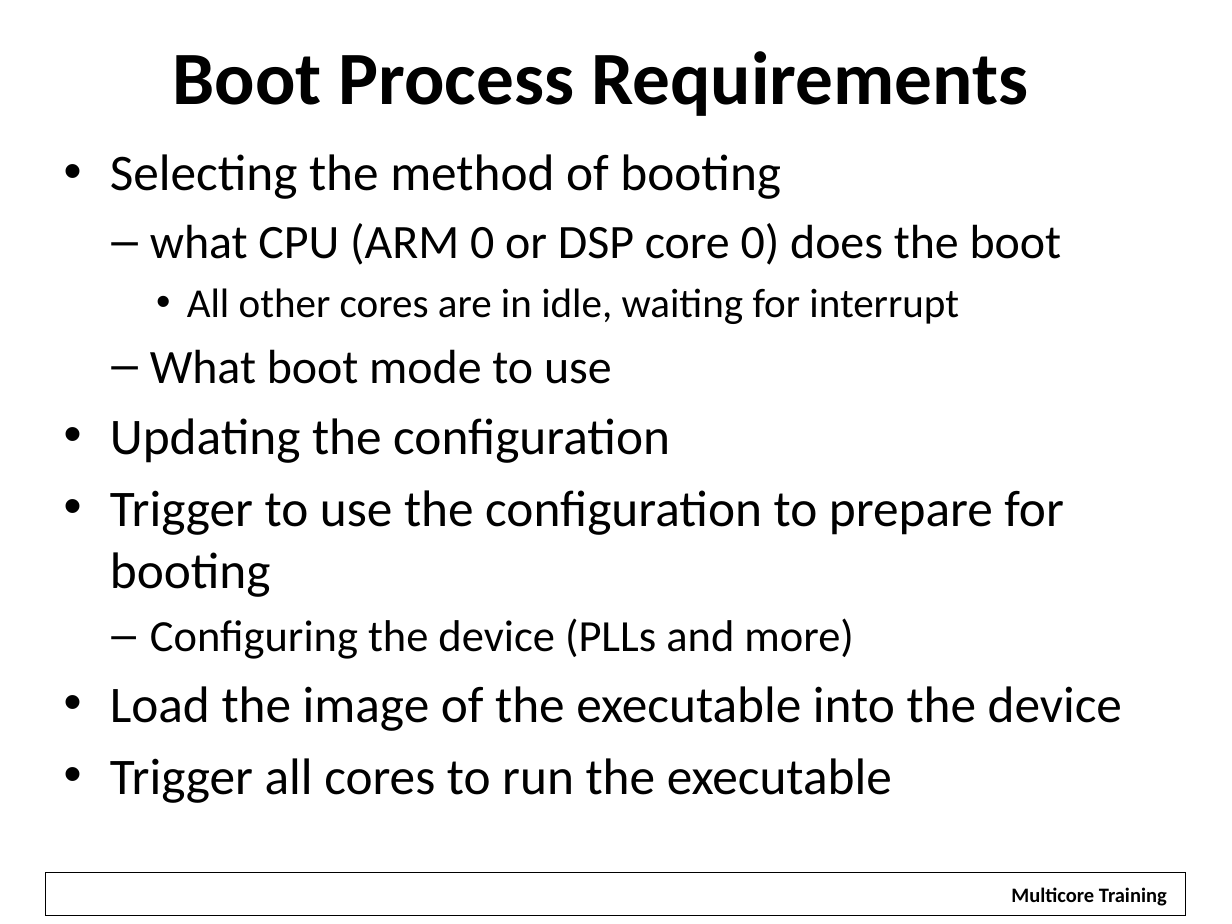
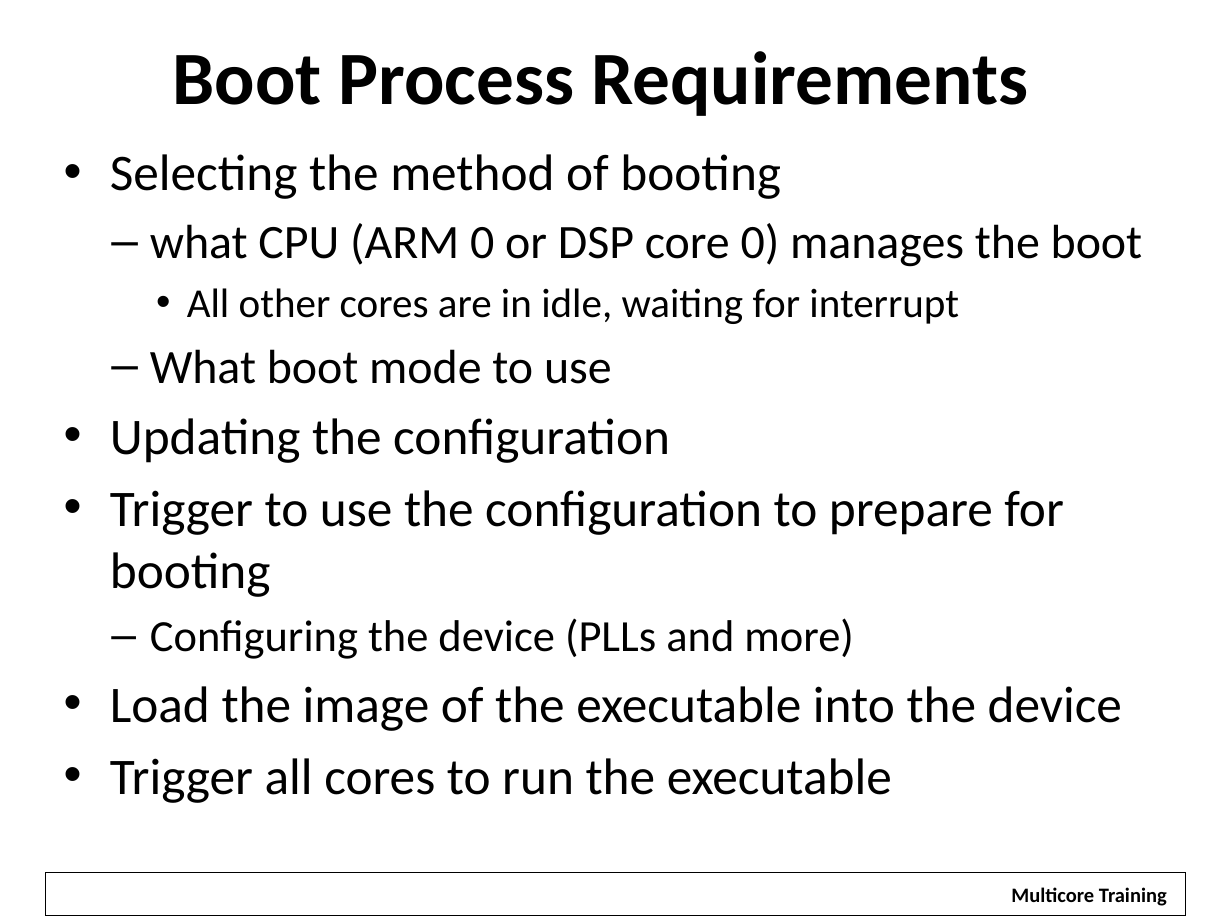
Before and after one commit to hari1989/keystone-workshop, a slide deck: slide 9 of preliminary/Working/presentations/KeyStone_2_ Bootloader_v2.pptx (slide 10 before the commit). Drawn at 1232x924 pixels with LibreOffice and Linux fonts; fonts in the diff are those of the drawing; background and template pictures are left out. Boxes give left, top, right and bottom in pixels: in the first picture for what was removed or moved away, otherwise in the second. Text is boxed around its words. In the diff, an @@ line names an element or a change of style, - is before the commit and + after.

```diff
--- a/preliminary/Working/presentations/KeyStone_2_ Bootloader_v2.pptx
+++ b/preliminary/Working/presentations/KeyStone_2_ Bootloader_v2.pptx
@@ text at box(150, 223, 1143, 267): text changed @@
-  – what CPU (ARM 0 or DSP core 0) does the boot
+  – what CPU (ARM 0 or DSP core 0) manages the boot
```
Also in this commit, not shown: 11 other slides changed, 8 slides added, 2 slides removed.
